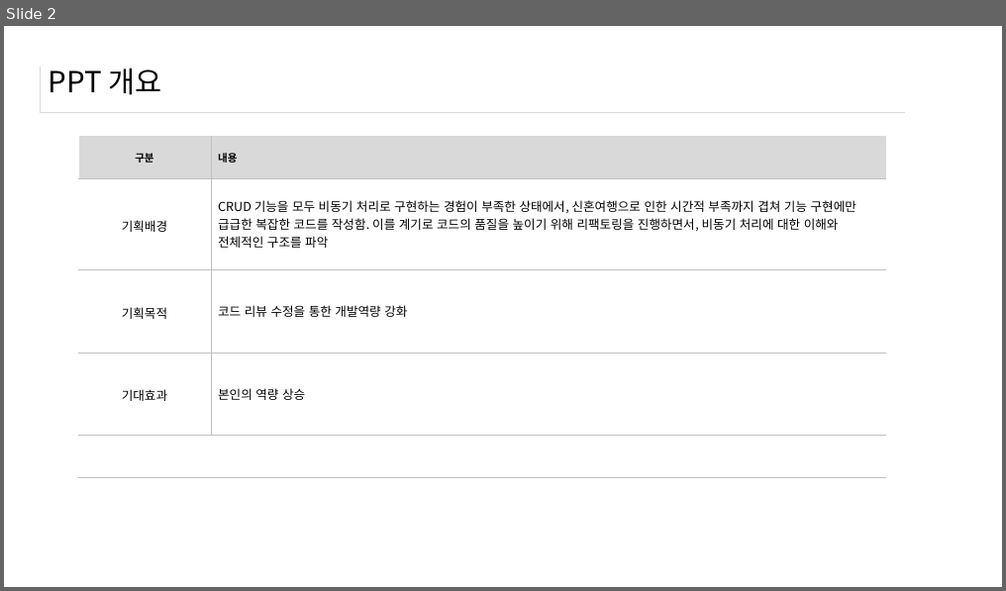
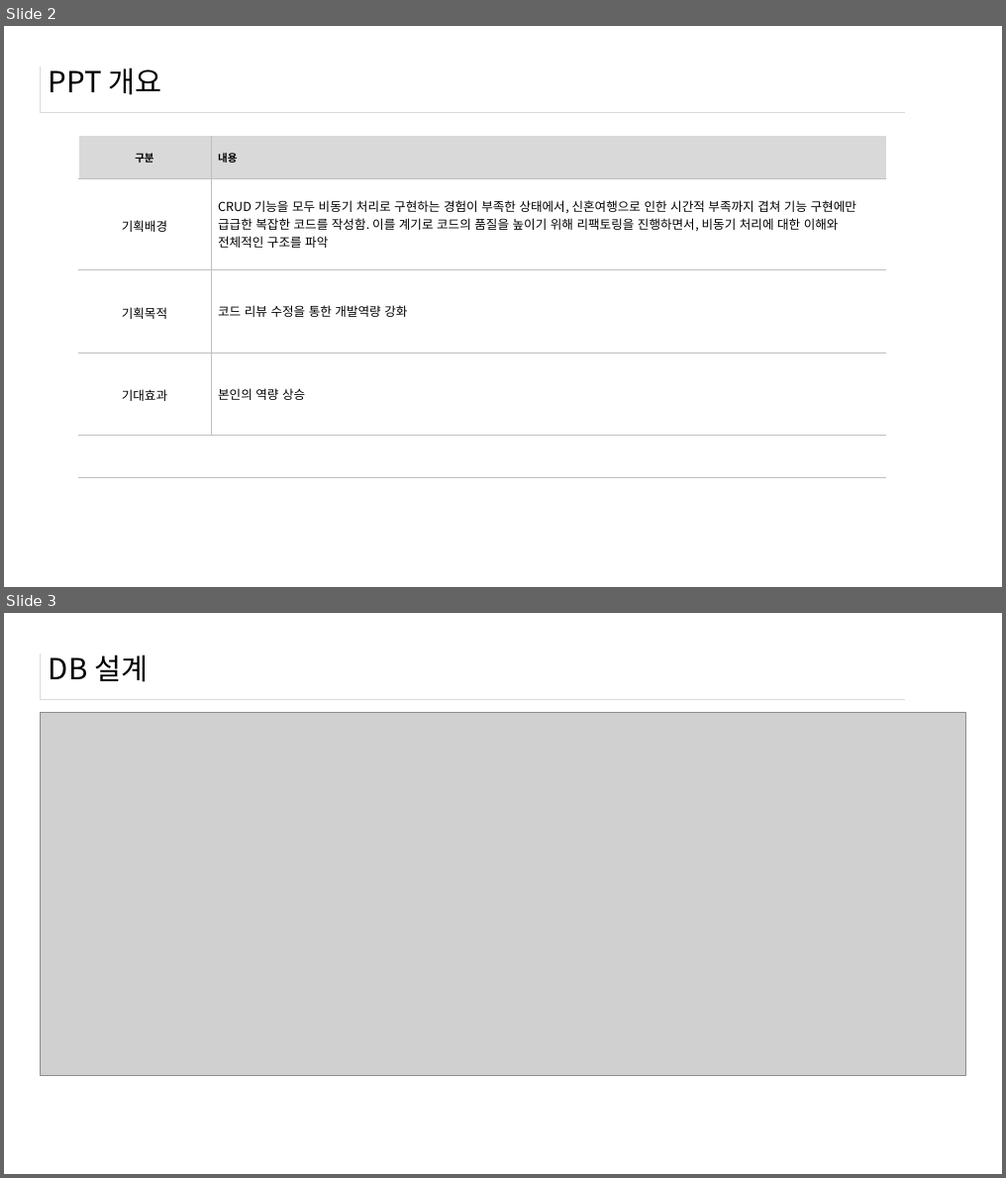
Before and after one commit to sujin9335/ERD, a slide deck: 김수진5.pptx. Shown one above the other, each under a label of ours: slide 2 before the commit, slides 2 and 3 after it. The pictures are 1006x591 and 1006x1178 pixels, drawn with LibreOffice and Linux fonts; fonts in the diff are those of the drawing; grey boxes stand for pictures. Boxes give left, top, right and bottom in pixels: in the first picture for what was removed or moved away, otherwise in the second. Text is boxed around its words. In the diff, an @@ line names an element or a change of style, - is before the commit and + after.

```diff
--- a/김수진5.pptx
+++ b/김수진5.pptx
@@ slide 3 added at (4,613,1002,1174), background #FFFFFF; not listed: 1 template element that a slide beside it also shows @@
@@ title added at (49,655,148,682), 28 pt, text #000000 @@
+DB 설계
@@ picture added at (40,712,966,1075) @@
```
Also in this commit, not shown: 5 slides changed, 5 other files.
